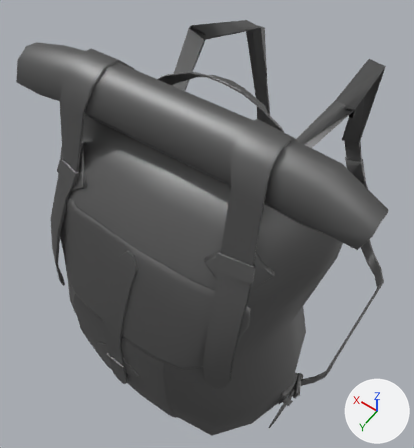
A saved change to the FBX model UnityProjects/vapoksbackpacks/vapoksbackpacks/Assets/vapok/Models/Meadows Backpack.fbx.
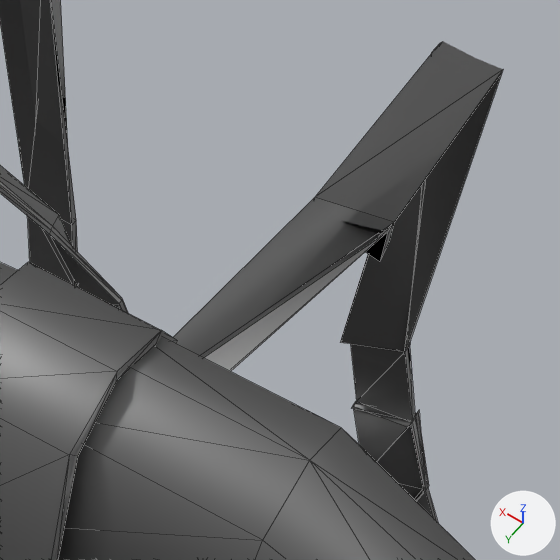
There are two pictures of each version: one whole from a camera (50 mm lens) standing at (-0.273, 0.522, 2.074) and looking at (0.017, 0.116, 1.436), one close up on the part from 60% to 97% of the width and 11% to 45% of the height. The axes (+X, +Y, +Z) are drawn at lower right. The lights are the same throughout. The close-ups show mesh edges as thin lines. Vertices at the same position are counted once.

The first close-up shows 'SM_Backpack_02'.
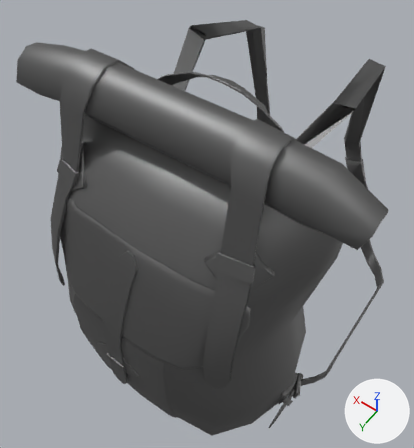
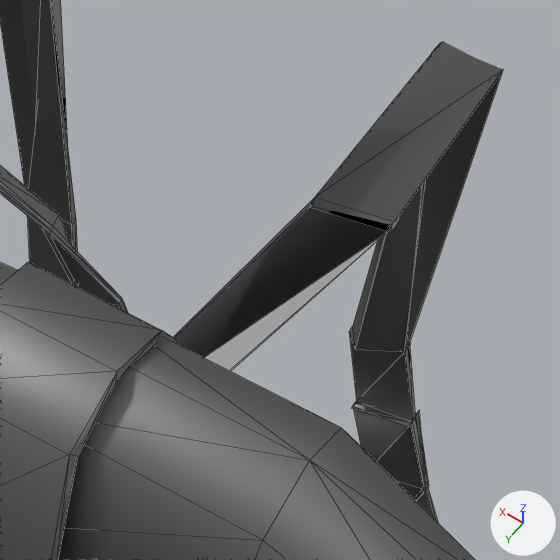
What differs and where, as boxes (x1, y1, x2, y2) in the close-ups (560 x 560 px; the box of a moved part takes in the faces that stretch with it):
part 1 of me_sm_backpack_02, moved or reshaped
    before: (354, 409, 424, 502)
    after: (354, 409, 424, 501)
part 2 of me_sm_backpack_02, moved or reshaped
    before: (201, 41, 502, 358)
    after: (173, 41, 502, 358)
part 3 of me_sm_backpack_02, moved or reshaped
    before: (341, 185, 422, 352)
    after: (349, 185, 422, 352)

What changed in the scene script:
```text
Change me_sm_backpack_02:
    where me_sm_backpack_02.from_pydata(...)  # 1557 vertices, 2795 faces; spans x -0.218..0.222, y -0.186..0.331, z 1.186..1.729
    used by ob_sm_backpack_02; location = (0.0, 0.0, 0.0)
    before: 446 (-0.079, -0.165, 1.347), 1525 (-0.079, -0.165, 1.347), 1527 (-0.092, -0.177, 1.299)
    me_sm_backpack_02 part 1
    add for i in [446, 1525, 1527]: me_sm_backpack_02.vertices[i].co += Vector((0.0, -0.002, 0.0))
    me_sm_backpack_02.vertices[453].co: (-0.105, -0.155, 1.269) -> (-0.105, -0.163, 1.269)
    me_sm_backpack_02.vertices[1480].co: (-0.092, -0.162, 1.299) -> (-0.092, -0.18, 1.299)
    me_sm_backpack_02.vertices[1481].co: (-0.091, -0.162, 1.299) -> (-0.091, -0.181, 1.299)
    me_sm_backpack_02.vertices[1504].co: (-0.092, -0.165, 1.299) -> (-0.092, -0.182, 1.299)
    me_sm_backpack_02 part 2
    me_sm_backpack_02.vertices[590].co: (-0.096, 0.033, 1.634) -> (-0.096, 0.033, 1.652)  # not seen -> pixel (309, 207)
    me_sm_backpack_02.vertices[1549].co: (-0.121, 0.027, 1.647) -> (-0.121, 0.027, 1.652)  # pixel (389, 241) -> pixel (392, 228)
    me_sm_backpack_02.vertices[1550].co: (-0.122, 0.032, 1.642) -> (-0.122, 0.024, 1.653)  # pixel (379, 261) -> pixel (399, 218)
    me_sm_backpack_02 part 3
    me_sm_backpack_02.vertices[1465].co: (-0.065, -0.126, 1.454) -> (-0.072, -0.126, 1.454)  # pixel (340, 342) -> pixel (355, 349)
```
